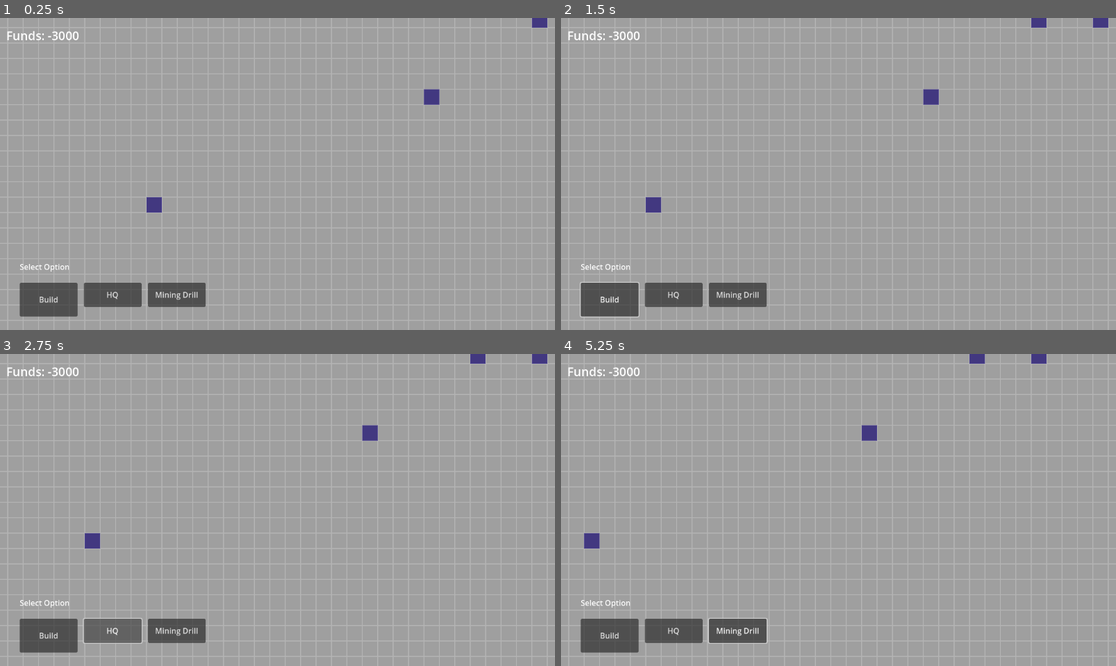
Above: before the commit, frames 1-4 (two rows, left to right).
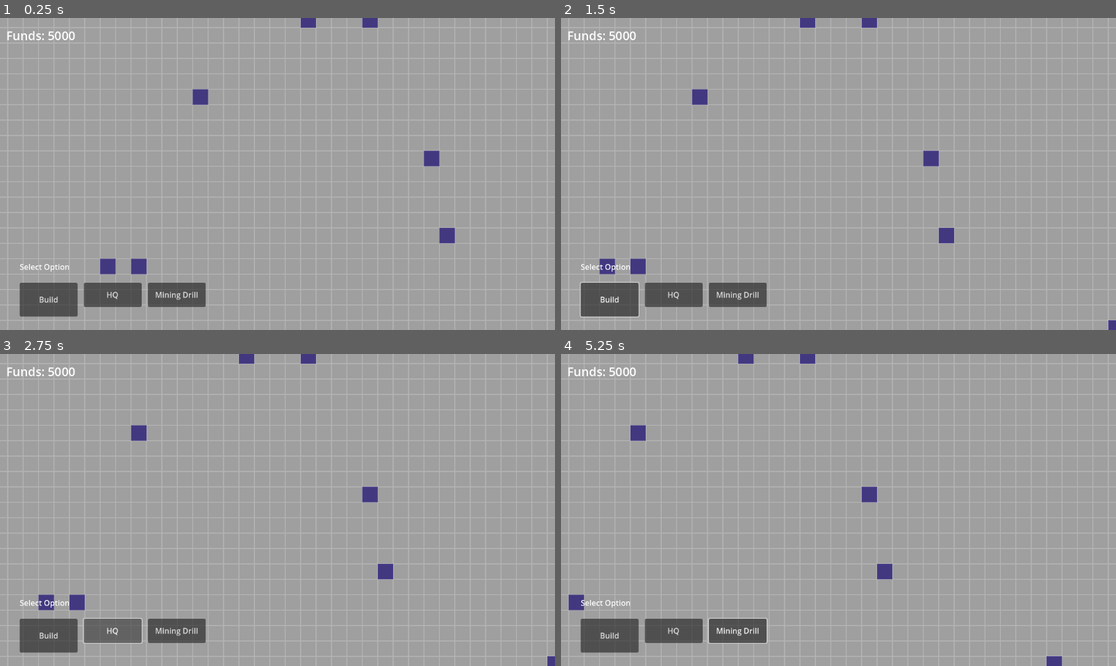
Above: after the commit, the same moments.

Repository: dwlee0802/BusinessTD
Game: Godot game, scene res://Scenes/game.tscn
The game is run twice, just before and just after one commit, with the same random seed, the same clock (stepped at 60 frames per second) and the same inputs.
Inputs (mouse positions are in pixels of both pictures, inside the frame that each line leads up to):
- Up to frame 1 (0.25 s): no input
- Up to frame 2 (1.5 s): click "Build" at 0.5 s; tap Enter at 1.25 s; move the mouse to (577, 21) at 1.27 s; hold D from 1.28 s (still down); click (577, 21) at 1.42 s
- Up to frame 3 (2.75 s): release D at 2 s; click "HQ" at 2 s
- Up to frame 4 (5.25 s): click "Mining Drill" at 2.75 s; tap Space at 3.5, 5 s; move the mouse to (577, 357) at 3.52 s; hold S 3.53-4.28 s; click (577, 357) at 3.67 s; tap Enter at 4.25 s; hold D 4.28-5.03 s; click (577, 357) at 4.42 s; hold W from 5.03 s (still down); click (577, 357) at 5.17 s

The runs differ from the first frame. In frame 1, 1.4% of the frame differs, in the area x 8-99%, y 0-83%; in frame 2, 1.5%, in the area x 6-100%, y 0-100%; in frame 3, 1.5%; in frame 4, 1.4%.

Commit message:
Added upfront cost to making buildings.

Diff:
--- a/Scenes/game.gd
+++ b/Scenes/game.gd
@@ -25,6 +25,9 @@
 # 0: turret, 1: HQ, 2: Mining Drill
 var buildingSizeN = [3, 7, 5]
 
+# upfront cost of buildings
+var buildingCosts = [1200, 2000, 1000]
+
 var spawnRate: float = 2
 var spawnRateHolder: float = 1
 var spawnCount: float = 1
@@ -32,7 +35,7 @@
 var gameStarted: bool = false
 var gamePaused: bool = true
 
-var operationFunds: float = -3000
+var operationFunds: float = 5000
 
 var difficultyScale: float = 1.05
 
@@ -112,6 +115,9 @@
 
 						print("Spawned Turret at ", selectedTile)
 						playerStructures.append(newTurret)
+
+						operationFunds -= buildingCosts[buildType]
+
 						waitingForBuildLocation = false
 						return
 
@@ -134,6 +140,7 @@
 						get_node("Camera/CanvasLayer/InGameUI/BuildMenu/BuildButton/BuildOptionsMenu/HQButton").visible = false
 						get_node("Camera/CanvasLayer/InGameUI/BuildMenu/BuildButton/BuildOptionsMenu/TurretButton").visible = true
 
+						operationFunds -= buildingCosts[buildType]
 						playerStructures.append(newHQ)
 						gameStarted = true
 
@@ -153,6 +160,7 @@
 							print("Spawned Mining Drill at ", selectedTile)
 
 							playerStructures.append(newDrill)
+							operationFunds -= buildingCosts[buildType]
 							return
 						else:
 							print("Not a mineral deposit!\n")
--- a/Scenes/map_block.gd
+++ b/Scenes/map_block.gd
@@ -5,7 +5,7 @@
 @export var boardWidth = 100
 @export var boardHeight = 100
 
-var depositSpawnRate: float = 0.005
+var depositSpawnRate: float = 0.008
 
 # Size of a square tile's one side's length in pixels
 var initialTilesize = 32
--- a/Scenes/mining_drill.gd
+++ b/Scenes/mining_drill.gd
@@ -29,7 +29,7 @@
 	if healthBar.scale.x > healthBarSize * hitPoints / maxHitPoints:
 		healthBar.scale.x -= delta * 140
 
-	game.operationFunds += 10 * delta
+	game.operationFunds += 20 * delta
 
 
 func hit(damage):
